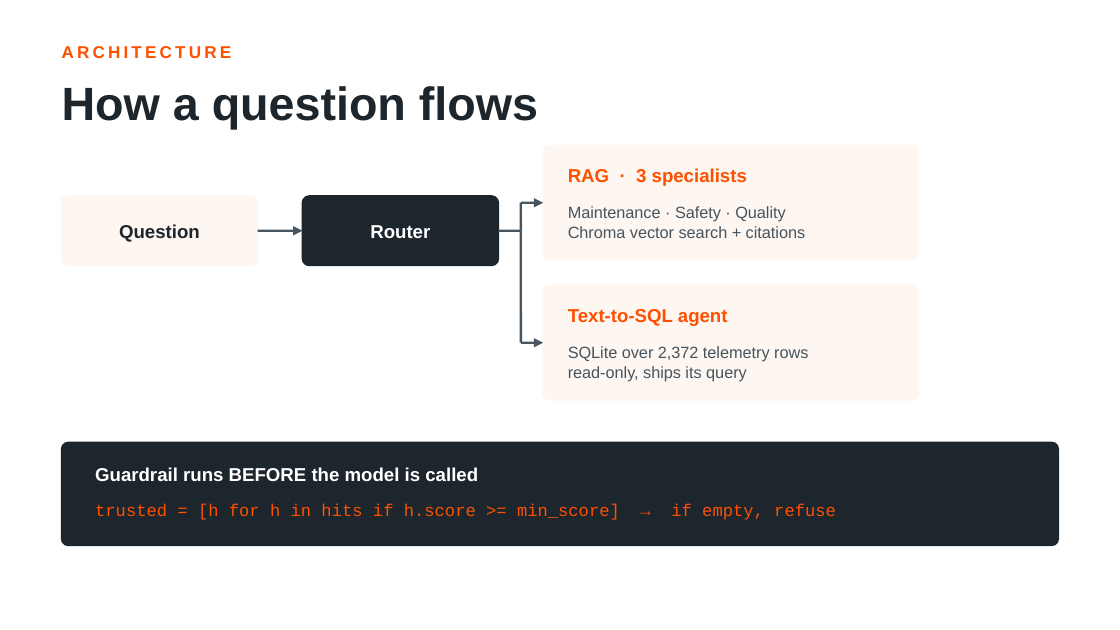
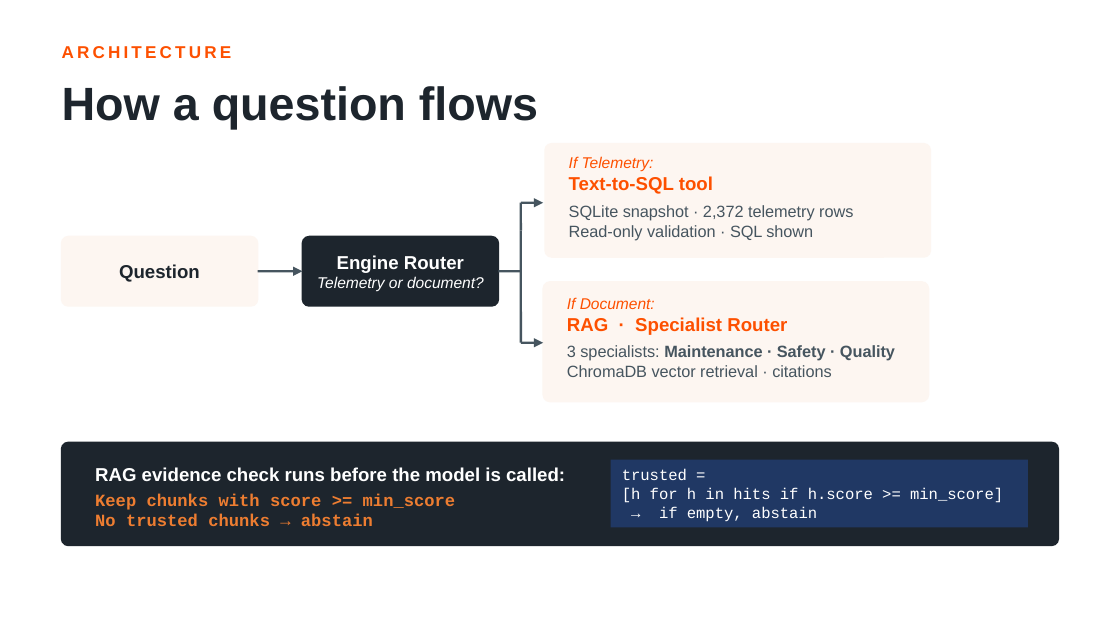
Before and after one commit to hongofc/database-knowledge-assistant, a slide deck: slide 3 of Database_Knowledge_Assistant.pptx. Drawn at 1120x630 pixels with LibreOffice and Linux fonts; fonts in the diff are those of the drawing. Boxes give left, top, right and bottom in pixels: in the first picture for what was removed or moved away, otherwise in the second. Text is boxed around its words. In the diff, an @@ line names an element or a change of style, - is before the commit and + after.

```diff
--- a/Database_Knowledge_Assistant.pptx
+++ b/Database_Knowledge_Assistant.pptx
@@ rounded rectangle: place and size @@
-rounded rectangle at (543, 286, 918, 400)
+rounded rectangle at (545, 143, 931, 256)
@@ text at (569, 156, 713, 194): text changed @@
-Text-to-SQL agent
+If Telemetry:
+Text-to-SQL tool
@@ text at (569, 205, 853, 240): text changed @@
-SQLite over 2,372 telemetry rows
-read-only, ships its query
+SQLite snapshot · 2,372 telemetry rows
+Read-only validation · SQL shown
@@ text at (317, 255, 484, 292): text changed; size 12 to 10 pt; bold off; italic on @@
-Router
+Engine Router
+Telemetry or document?
@@ 2 rounded rectangles, 1 text, 1 arrow, 1 line: place and size @@
-2 rounded rectangles, 1 text, 1 arrow, 1 line at (62, 196, 521, 265)
+2 rounded rectangles, 1 text, 1 arrow, 1 line at (62, 236, 521, 306)
@@ rounded rectangle: place and size @@
-rounded rectangle at (543, 146, 918, 260)
+rounded rectangle at (543, 282, 928, 402)
@@ text at (567, 297, 787, 335): text changed @@
-RAG · 3 specialists
+If Document:
+RAG · Specialist Router
@@ text at (567, 345, 895, 377): text changed @@
-Maintenance · Safety · Quality
-Chroma vector search + citations
+3 specialists: Maintenance · Safety · Quality
+ChromaDB vector retrieval · citations
@@ text at (95, 467, 565, 481): text changed @@
-Guardrail runs BEFORE the model is called
+RAG evidence check runs before the model is called:
@@ rectangle added at (610, 459, 1028, 528), fill #203864, 10 pt, text #FFFFFF @@
+trusted =
+[h for h in hits if h.score >= min_score]
+→ if empty, abstain
@@ text at (95, 493, 456, 526): text changed; text colour #FD5000 to #ED7D31; bold on @@
-trusted = [h for h in hits if h.score >= min_score] → if empty, refuse
+Keep chunks with score >= min_score
+No trusted chunks → abstain
```
Also in this commit, not shown: 8 other slides changed.
